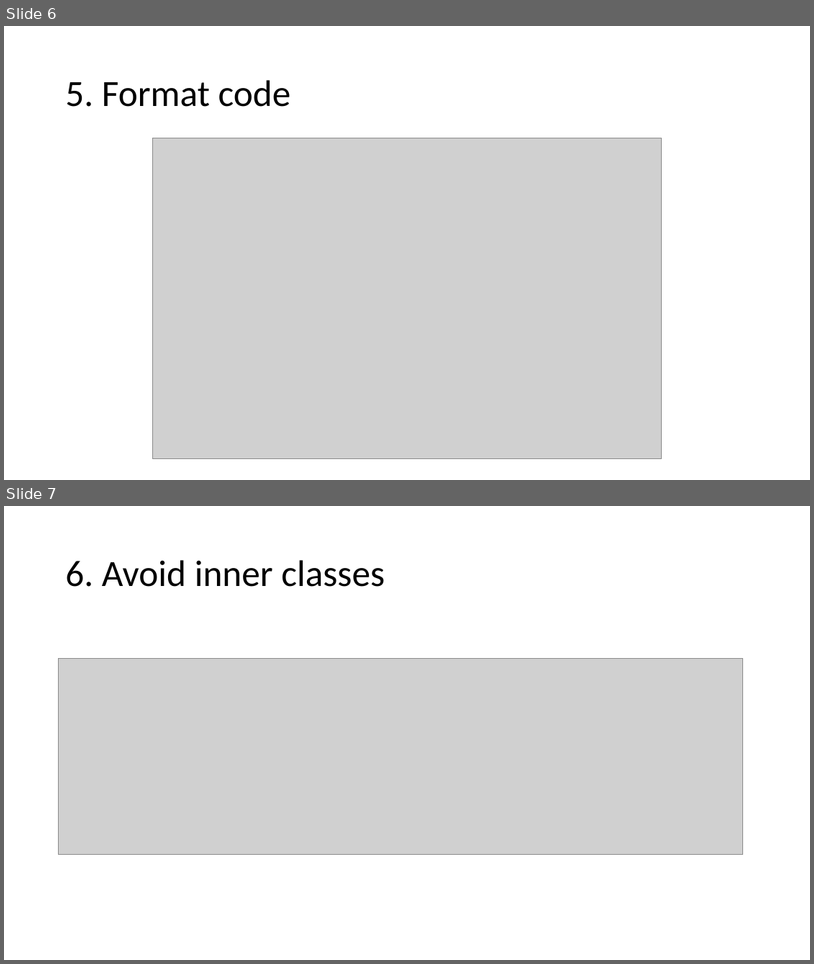
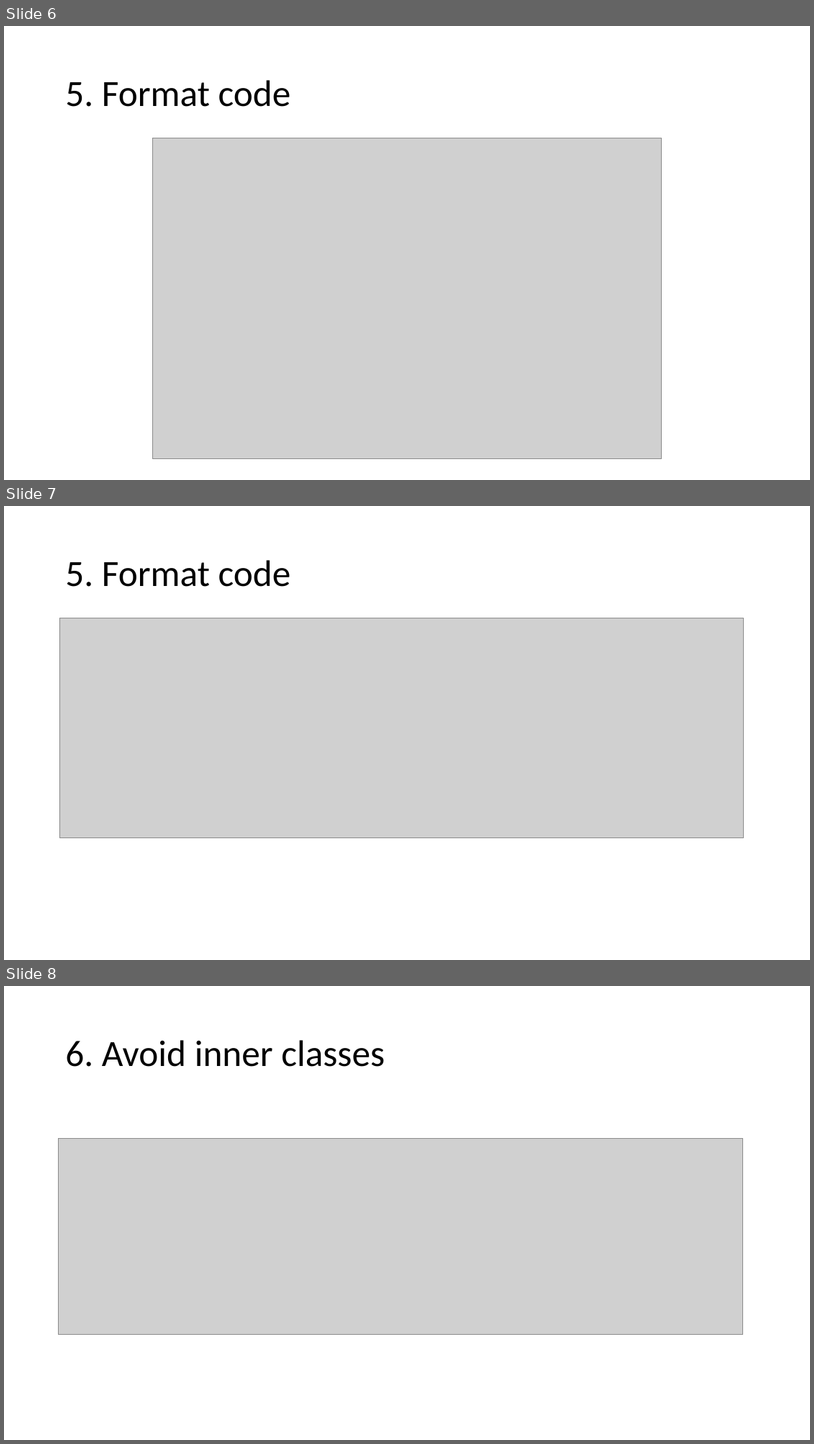
Before and after one commit to brahinets/GeekHub-J4W-8, a slide deck: Lectures/Lesson 08 - Home Task Overview.pptx. Shown one above the other, each under a label of ours: slides 6 and 7 before the commit, slides 6, 7 and 8 after it. The pictures are 814x964 and 814x1444 pixels, drawn with LibreOffice and Linux fonts; fonts in the diff are those of the drawing; grey boxes stand for pictures. Boxes give left, top, right and bottom in pixels: in the first picture for what was removed or moved away, otherwise in the second. Text is boxed around its words. In the diff, an @@ line names an element or a change of style, - is before the commit and + after.

Commit message:
L08 Add bad code format sample to home tasks overview

```diff
--- a/Lectures/Lesson 08 - Home Task Overview.pptx
+++ b/Lectures/Lesson 08 - Home Task Overview.pptx
@@ slide 7 added at [4,506,810,960], background #FFFFFF @@
@@ title added at [65,560,291,587], 44 pt, text #000000 @@
+5. Format code
@@ picture added at [59,618,744,838] @@
@@ what was slide 7 is now slide 8 @@
```
